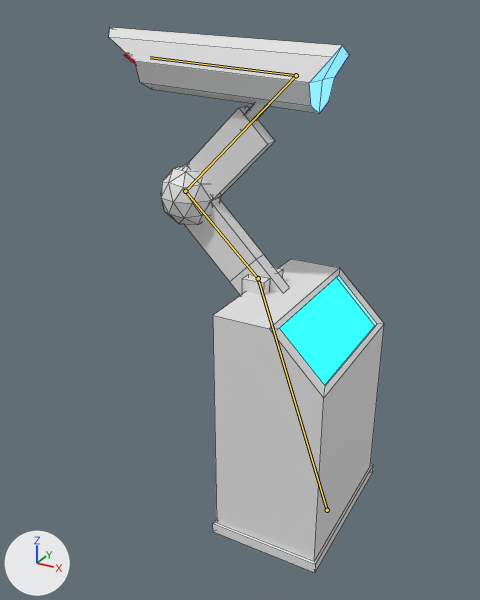
What one commit did to the FBX model Content/blend/Sunken city/Objects and machines/Mining laser rigged.fbx.
Both versions are drawn from a 50 mm lens placed at (4.15, -9.96, 9.11), pointed at (-1.37, 0.07, 4.09). Lighting does not change. The marker at lower left points along +X, +Y and +Z. The older version comes first. The bones that change, and the others that lie on the model, are drawn over the model as lines. Mesh edges are drawn as thin lines.
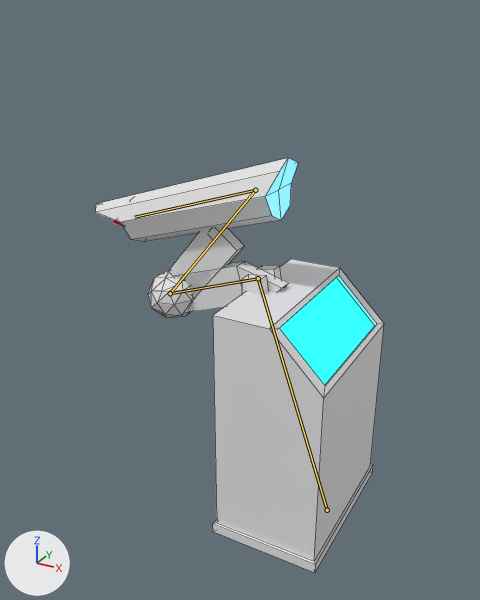
The newer file adds an action. The first version stands in its rest pose; the second is drawn at frame 1 of the action 'ArmatureAction.001'.

What the commit changed:
Bone 'Bone.002' (bone_bone_002) turns from (0, 0, 0) to (0, 0, 63) degrees about its own x, y and z.
Bone 'Bone.003' (bone_bone_003) turns from (0, 0, 0) to (0, 0, -57) degrees about its own x, y and z.
Bone 'Bone.004' (bone_bone_004) turns from (0, 0, 0) to (0, 0, 15) degrees about its own x, y and z.

Pixel boxes [x1, y1, x2, y2] of what changed, in the pictures (480 x 600 px):
'Plane', posed (16% narrower): before [109, 27, 349, 113]; after [96, 158, 298, 242]
'Cube.003', posed (13% narrower, 24% shorter): before [185, 106, 275, 200]; after [167, 228, 245, 299]
'Cube.002', posed: before [184, 200, 290, 295]; after [176, 261, 288, 312]
'Icosphere', posed: before [161, 164, 222, 225]; after [148, 270, 193, 318]
'Cube.001', posed: before [242, 267, 283, 295]; after [242, 265, 282, 295]
'Cube.004', posed (mostly hidden afterwards): before [245, 103, 269, 121]; after [218, 228, 224, 232]
'Cone', posed (mostly hidden): before [124, 54, 135, 64]; after [113, 220, 122, 226]
bone 'Bone.002', root to tip: before (258, 278) to (185, 191); after (258, 278) to (170, 293)
bone 'Bone.003', root to tip: before (185, 191) to (296, 75); after (170, 293) to (255, 190)
bone 'Bone.004', root to tip: before (296, 75) to (150, 57); after (255, 190) to (134, 217)
